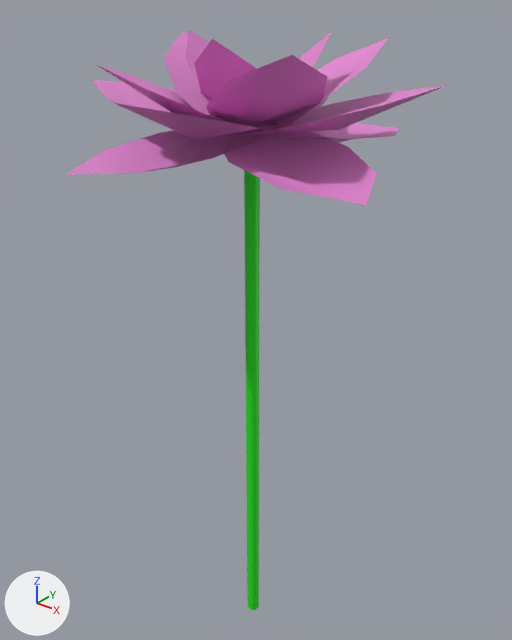
One commit to the FBX model Plants/Lotus_Tall.fbx: the scene before it, then after it.
Before and after are seen from a camera (50 mm lens) standing at (0.833, -1.029, 1.456) and looking at (-0.027, 0.047, 0.79). Every picture has the same lights, and +X, +Y and +Z are marked at lower left. The older version comes first. Where no turn or scale is listed for an object, it has been applied to the vertices.

The older version as bpy lines, for what is in view:
```python
me_circle_003 = bpy.data.meshes.new('Circle.003')
me_circle_003.from_pydata(...)  # 154 vertices, 74 faces; spans x -0.329..0.321, y -0.336..0.337, z 0.0..1.368
# faces by material slot: [60, 14]
me_circle_003.materials.append(mat_flat)  # pink #e78ad6
me_circle_003.materials.append(mat_stem)  # green #1ee714
ob_lotus_tall = bpy.data.objects.new('Lotus_Tall', me_circle_003)
ob_lotus_tall.location = (0.0, 0.0, 0.0)
```
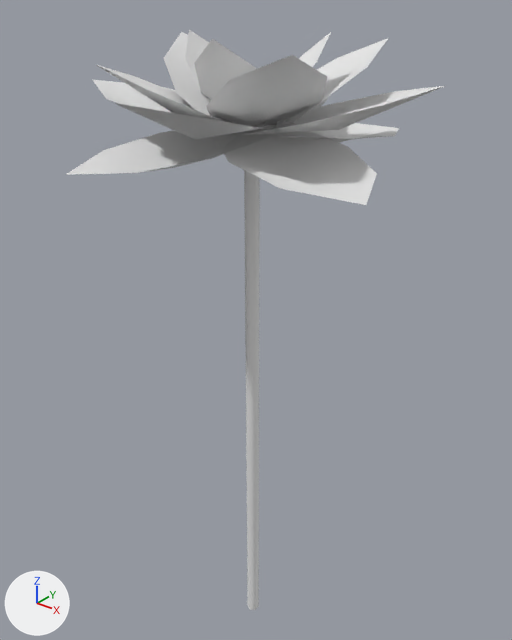
Pixel boxes (x1, y1, x2, y2) of what changed, in the pictures (512 x 640 px):
part 1 of me_circle_003, recoloured (pink to white)
    both: (65, 30, 444, 205)
part 2 of me_circle_003, recoloured (green to white)
    both: (244, 126, 260, 610)

Patch to the scene script:
```diff
--- a/Plants/Lotus_Tall.fbx.py
+++ b/Plants/Lotus_Tall.fbx.py
@@ mat_lotus @@
+mat_lotus = principled_material('Lotus')
+mat_lotus.base_color = (0.8, 0.8, 0.8)  # white #e7e7e7
+mat_lotus.roughness = 1.0
@@ me_circle_003 @@
 me_circle_003.from_pydata(...)  # 154 vertices, 74 faces; spans x -0.329..0.321, y -0.336..0.337, z 0.0..1.368
 # used by ob_lotus_tall; location = (0.0, 0.0, 0.0)
+# me_circle_003 part 1: all 60 faces that had it switch from mat_flat (pink #e78ad6) to mat_lotus (white #e7e7e7)
+# me_circle_003 part 2: all 14 faces that had it switch from mat_stem (green #1ee714) to mat_lotus (white #e7e7e7)
```
